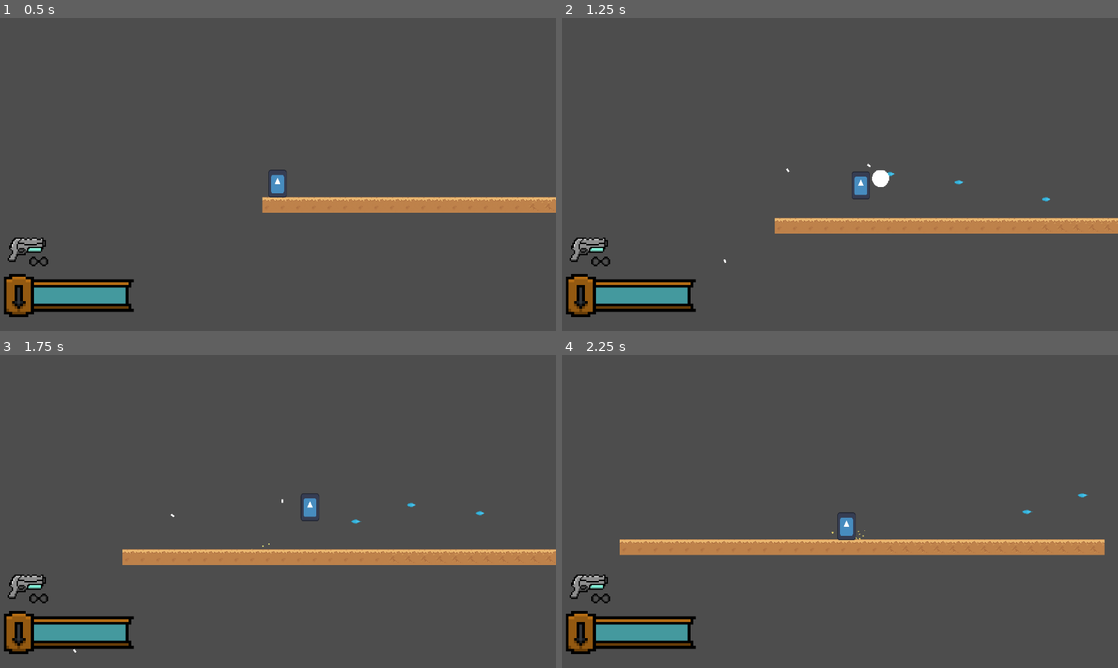
Above: before the commit, frames 1-4 (two rows, left to right).
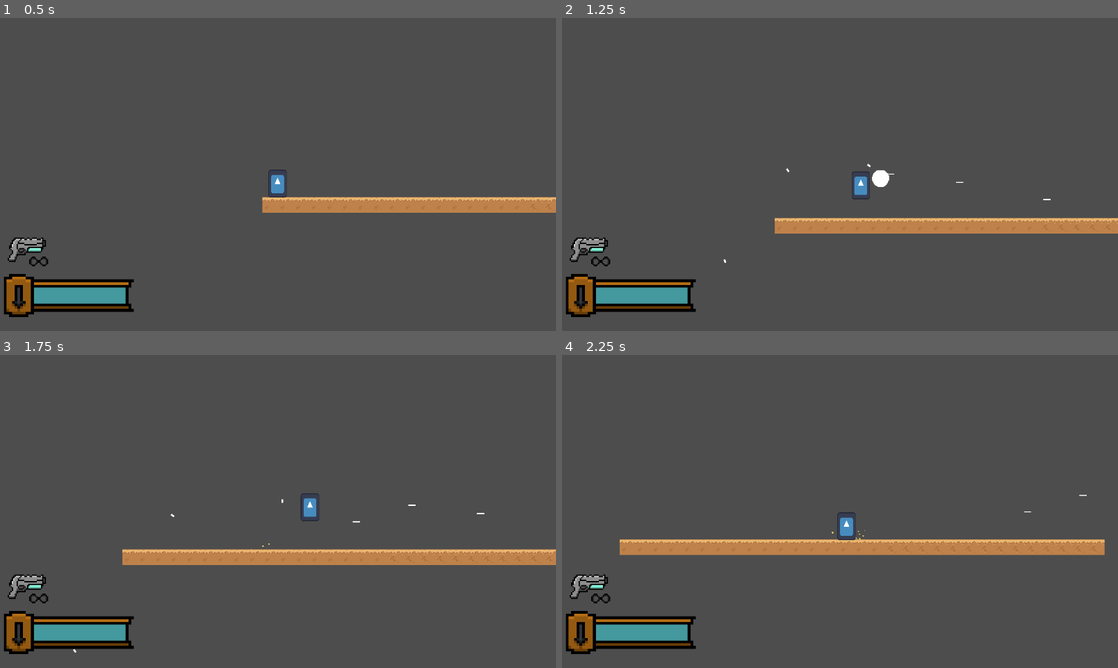
Above: after the commit, the same moments.

Repository: dzfrias/gladiator
Game: Godot game, scene res://scenes/hub.tscn
The game is run twice, just before and just after one commit, with the same random seed, the same clock (stepped at 60 frames per second) and the same inputs. This scene is started directly instead of the project's main scene. The engine's default icon, where the game draws it, is replaced by a stand-in: a white triangle on a blue panel in a dark square. Sound files missing from this copy of the repository are replaced by a short silence.
Inputs (mouse positions are in pixels of both pictures, inside the frame that each line leads up to):
- Up to frame 1 (0.5 s): no input
- Up to frame 2 (1.25 s): move the mouse to (962, 158) at 0.52 s; press the mouse at (962, 158) at 0.53 s; hold D (right) from 0.53 s (still down); tap Space (jump) at 0.77, 1.07 s
- Up to frame 3 (1.75 s): keep holding D (right); move the mouse to (166, 527) at 1.27 s; release the mouse at (166, 527) at 1.28 s; tap S (burrow) at 1.35 s; tap Space (jump) at 1.52 s; click (166, 527) at 1.55 s
- Up to frame 4 (2.25 s): tap Space (jump) at 1.82 s; move the mouse to (895, 442) at 2.02 s; release D (right) at 2.03 s; hold A (left) from 2.03 s (still down); hold Shift (fallthrough) from 2.03 s (still down)

Frame 1 is identical in both runs. In frame 2, less than 0.1% of the frame differs, in the area x 58-88%, y 49-59%; in frame 3, less than 0.1%, in the area x 63-88%, y 47-54%; in frame 4, less than 0.1%.

Commit message:
Add laser pixel art to weapons

Diff:
--- /dev/null
+++ b/resources/white_gradient.tres
@@ -0,0 +1,8 @@
+[gd_resource type="GradientTexture2D" load_steps=2 format=3 uid="uid://blbtwr24by4rg"]
+
+[sub_resource type="Gradient" id="Gradient_6h55f"]
+offsets = PackedFloat32Array(0)
+colors = PackedColorArray(1, 1, 1, 1)
+
+[resource]
+gradient = SubResource("Gradient_6h55f")
--- a/scenes/pistol_projectile.tscn
+++ b/scenes/pistol_projectile.tscn
@@ -1,10 +1,10 @@
 [gd_scene load_steps=4 format=3 uid="uid://dcp3huoajqaue"]
 
 [ext_resource type="Script" path="res://scripts/horizontal_projectile.gd" id="1_0iaw4"]
-[ext_resource type="Texture2D" uid="uid://ntk0uvqnuwvo" path="res://assets/Art/player_laser.png" id="2_17r3f"]
+[ext_resource type="Texture2D" uid="uid://blbtwr24by4rg" path="res://resources/white_gradient.tres" id="2_odqqh"]
 
 [sub_resource type="RectangleShape2D" id="RectangleShape2D_il7q4"]
-size = Vector2(25, 12)
+size = Vector2(18, 12)
 
 [node name="PistolProjectile" type="StaticBody2D"]
 collision_layer = 0
@@ -14,9 +14,8 @@
 damage = 3.0
 
 [node name="CollisionShape2D" type="CollisionShape2D" parent="."]
-position = Vector2(-0.5, 0)
 shape = SubResource("RectangleShape2D_il7q4")
 
 [node name="Sprite2D" type="Sprite2D" parent="."]
-scale = Vector2(0.89175, 0.89175)
-texture = ExtResource("2_17r3f")
+scale = Vector2(-0.262548, -0.0338509)
+texture = ExtResource("2_odqqh")
--- a/scenes/rifle_projectile.tscn
+++ b/scenes/rifle_projectile.tscn
@@ -1,7 +1,7 @@
 [gd_scene load_steps=4 format=3 uid="uid://dagckhap6xw0b"]
 
 [ext_resource type="Script" path="res://scripts/horizontal_projectile.gd" id="1_38epf"]
-[ext_resource type="Texture2D" uid="uid://ntk0uvqnuwvo" path="res://assets/Art/player_laser.png" id="2_2p5vc"]
+[ext_resource type="Texture2D" uid="uid://blbtwr24by4rg" path="res://resources/white_gradient.tres" id="2_bln3m"]
 
 [sub_resource type="RectangleShape2D" id="RectangleShape2D_il7q4"]
 size = Vector2(25, 12)
@@ -18,5 +18,5 @@
 shape = SubResource("RectangleShape2D_il7q4")
 
 [node name="Sprite2D" type="Sprite2D" parent="."]
-scale = Vector2(0.89175, 0.89175)
-texture = ExtResource("2_2p5vc")
+scale = Vector2(0.472, 0.072)
+texture = ExtResource("2_bln3m")
--- a/scenes/shotgun_projectile.tscn
+++ b/scenes/shotgun_projectile.tscn
@@ -1,7 +1,7 @@
 [gd_scene load_steps=4 format=3 uid="uid://1vfurpipajau"]
 
 [ext_resource type="Script" path="res://scripts/horizontal_projectile.gd" id="1_lp50h"]
-[ext_resource type="Texture2D" uid="uid://ntk0uvqnuwvo" path="res://assets/Art/player_laser.png" id="2_okdbu"]
+[ext_resource type="Texture2D" uid="uid://blbtwr24by4rg" path="res://resources/white_gradient.tres" id="2_lgs0r"]
 
 [sub_resource type="RectangleShape2D" id="RectangleShape2D_il7q4"]
 size = Vector2(25, 12)
@@ -18,5 +18,5 @@
 shape = SubResource("RectangleShape2D_il7q4")
 
 [node name="Sprite2D" type="Sprite2D" parent="."]
-scale = Vector2(0.89175, 0.89175)
-texture = ExtResource("2_okdbu")
+scale = Vector2(0.402, 0.052)
+texture = ExtResource("2_lgs0r")
--- a/scenes/sniper_projectile.tscn
+++ b/scenes/sniper_projectile.tscn
@@ -1,7 +1,7 @@
 [gd_scene load_steps=4 format=3 uid="uid://readfnhu1k2i"]
 
 [ext_resource type="Script" path="res://scripts/horizontal_projectile.gd" id="1_lnqnr"]
-[ext_resource type="Texture2D" uid="uid://ntk0uvqnuwvo" path="res://assets/Art/player_laser.png" id="2_c74io"]
+[ext_resource type="Texture2D" uid="uid://blbtwr24by4rg" path="res://resources/white_gradient.tres" id="2_q8kkr"]
 
 [sub_resource type="RectangleShape2D" id="RectangleShape2D_il7q4"]
 size = Vector2(25, 12)
@@ -15,8 +15,9 @@
 
 [node name="CollisionShape2D" type="CollisionShape2D" parent="."]
 position = Vector2(-0.5, 0)
+scale = Vector2(1.77, 1)
 shape = SubResource("RectangleShape2D_il7q4")
 
 [node name="Sprite2D" type="Sprite2D" parent="."]
-scale = Vector2(0.89175, 0.89175)
-texture = ExtResource("2_c74io")
+scale = Vector2(0.672, 0.062)
+texture = ExtResource("2_q8kkr")
--- a/scripts/horizontal_projectile.gd
+++ b/scripts/horizontal_projectile.gd
@@ -5,6 +5,7 @@
 
 func fire(angle: float):
 	velocity = velocity.rotated(angle)
+	$Sprite2D.rotation = angle
 
 func _process(delta: float) -> void:
 	var collision := move_and_collide(velocity * delta)
